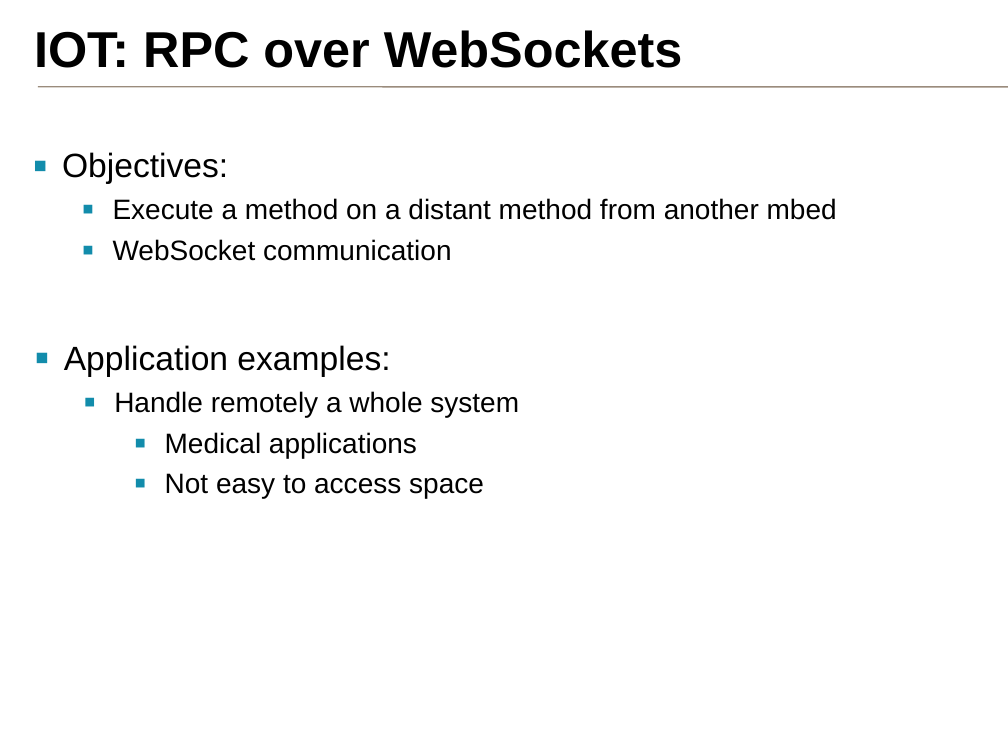
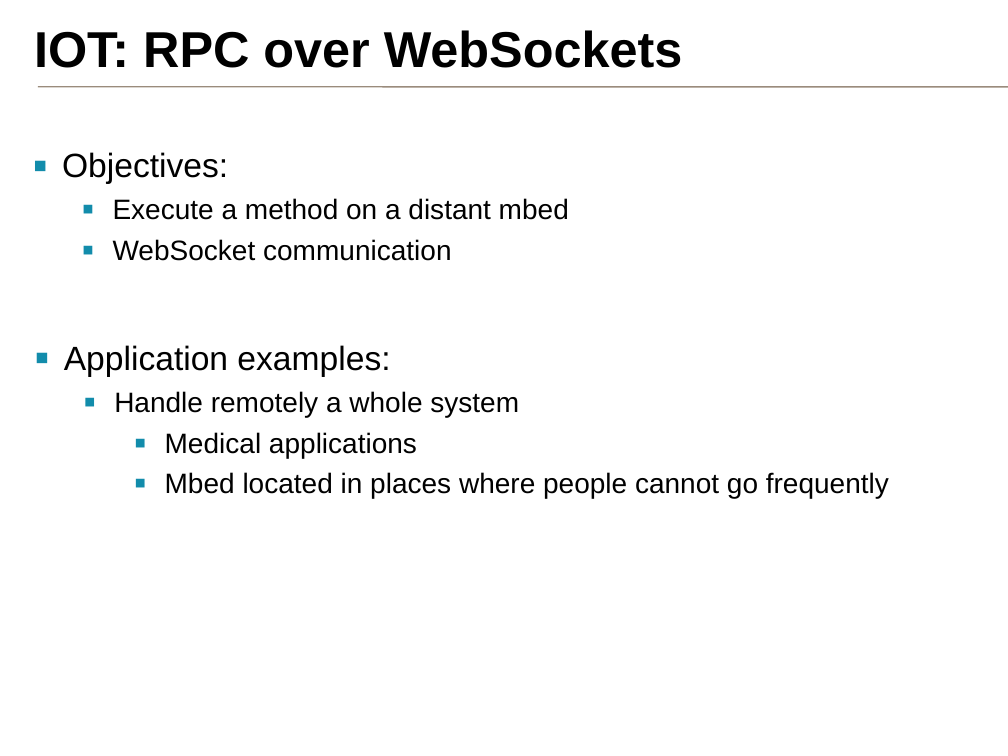
Before and after one commit to samux/ARM-internship-report, a slide deck: slide 14 of presentation_en/pres.pptx. Drawn at 1008x756 pixels with LibreOffice and Linux fonts; fonts in the diff are those of the drawing; background and template pictures are left out. Boxes give left, top, right and bottom in pixels: in the first picture for what was removed or moved away, otherwise in the second. Text is boxed around its words. In the diff, an @@ line names an element or a change of style, - is before the commit and + after.

```diff
--- a/presentation_en/pres.pptx
+++ b/presentation_en/pres.pptx
@@ text at box(113, 198, 569, 220): text changed @@
-  ▪ Execute a method on a distant method from another mbed
+  ▪ Execute a method on a distant mbed
@@ text at box(165, 472, 889, 498): text changed @@
-    ▪ Not easy to access space
+    ▪ Mbed located in places where people cannot go frequently
```
Also in this commit, not shown: 6 other slides changed, 6 slides added, 1 other file.
